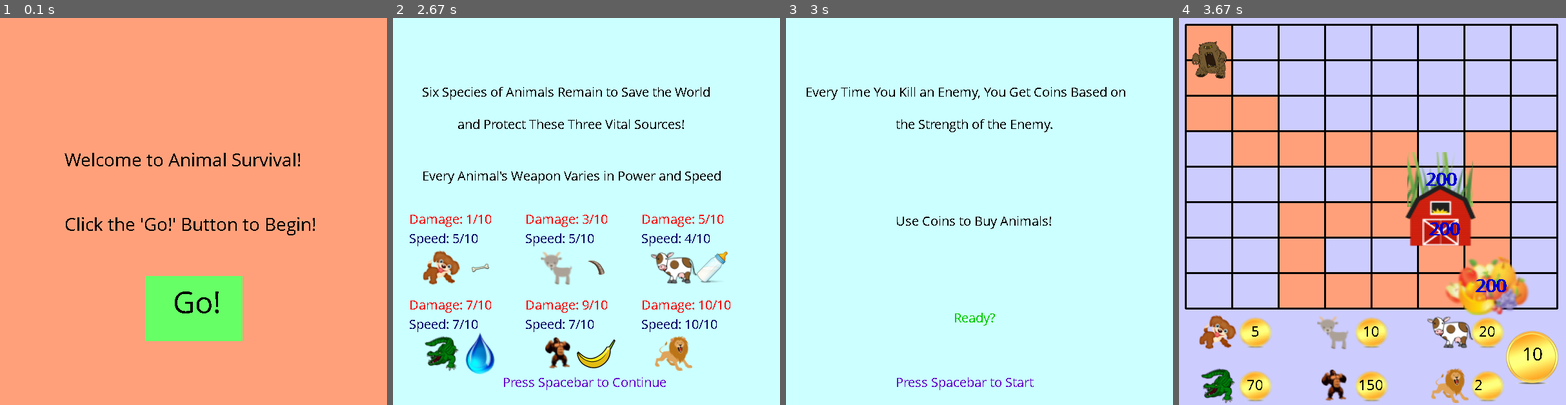
Above: before the commit, frames 1-4 (left to right).
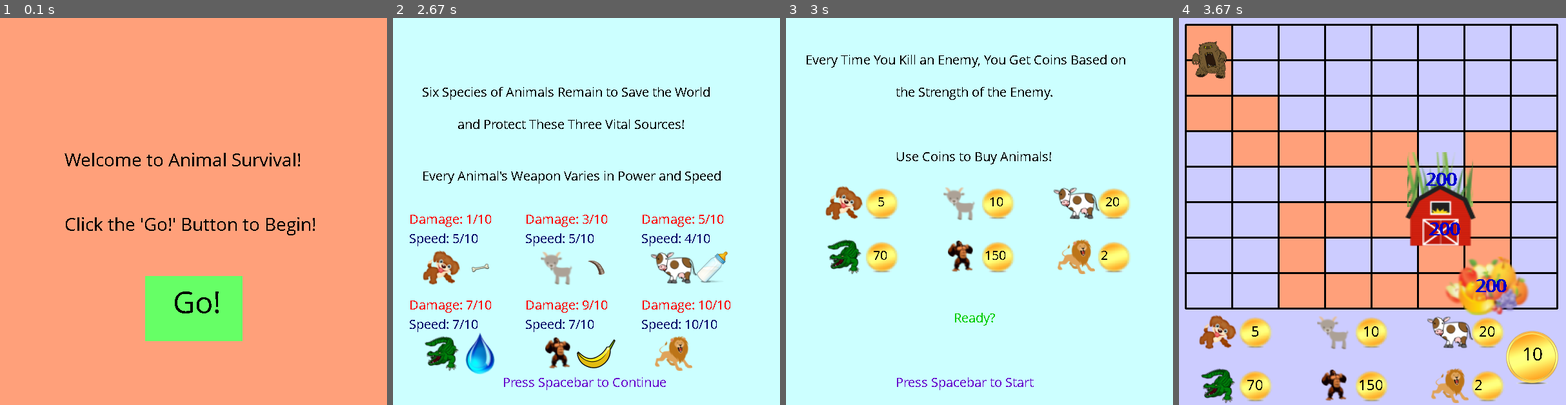
Above: after the commit, the same moments.

Repository: sdomala/Animal-Survival
Game: pygame game, started from CreateGame.py
Two runs of this game, one before a commit and one after it. Both use one fixed random seed, a clock stepped at 60 frames per second and the inputs below.
Inputs (mouse positions are in pixels of both pictures, inside the frame that each line leads up to):
- Up to frame 1 (0.1 s): no input
- Up to frame 2 (2.67 s): press the mouse at (547, 385) at 0.37 s; move the mouse to (609, 238) at 0.47 s; release the mouse at (671, 91) at 0.6 s; press the mouse at (586, 308) at 0.7 s; move the mouse to (520, 192) at 0.8 s; release the mouse at (458, 76) at 0.93 s; tap Space at 1, 2.33 s
- Up to frame 3 (3 s): tap Space at 2.67 s
- Up to frame 4 (3.67 s): tap Space at 3.07, 3.37 s

Frames 1-2 are identical in both runs. In frame 3, 7.6% of the frame differs, in the area x 5-89%, y 9-67%; in frame 4, nothing differs.

Commit message:
Update CreateGame.py

Diff:
--- a/CreateGame.py
+++ b/CreateGame.py
@@ -1182,13 +1182,49 @@
 
 
 
-        screen.blit (intro, (30, 100))
-        screen.blit (intro2, (170, 150))
-        screen.blit (intro3, (170, 300))
+        screen.blit (intro, (30, 50))
+        screen.blit (intro2, (170, 100))
+        screen.blit (intro3, (170, 200))
         screen.blit (intro4, (260, 450))
 
 
-
+        self.displayAnimals = pygame.sprite.Group(Dog(6 * self.firstMargin+ 30, self.height - 0.75 * self.endMargin - 200))
+        self.displayAnimals.add (pygame.sprite.Group (SmallCoin (6 * self.firstMargin + 60 + 30, self.height - 0.75 * self.endMargin- 200)))
+
+        self.displayAnimals.add (pygame.sprite.Group (Goat (24 * self.firstMargin+ 30, self.height - 0.75 * self.endMargin- 200)))
+        self.displayAnimals.add (pygame.sprite.Group (SmallCoin (24 * self.firstMargin + 60+ 30, self.height - 0.75 * self.endMargin- 200)))
+
+        self.displayAnimals.add (pygame.sprite.Group (Cow (42 * self.firstMargin+ 30, self.height - 0.75 * self.endMargin- 200)))
+        self.displayAnimals.add (pygame.sprite.Group (SmallCoin (42 * self.firstMargin + 60+ 30, self.height - 0.75 * self.endMargin- 200)))
+
+        self.displayAnimals.add (pygame.sprite.Group (Alligator (6 * self.firstMargin+ 30, self.height - 0.2 * self.endMargin- 200)))
+        self.displayAnimals.add (pygame.sprite.Group (SmallCoin (6 * self.firstMargin + 60+ 30, self.height - 0.2 * self.endMargin- 200)))
+
+        self.displayAnimals.add (pygame.sprite.Group (Gorilla (24 * self.firstMargin+ 30, self.height - 0.2 * self.endMargin- 200)))
+        self.displayAnimals.add (pygame.sprite.Group (SmallCoin (24 * self.firstMargin + 60+ 30, self.height - 0.2 * self.endMargin- 200)))
+
+        self.displayAnimals.add (pygame.sprite.Group (Lion (42 * self.firstMargin+ 30, self.height - 0.2 * self.endMargin- 200)))
+        self.displayAnimals.add (pygame.sprite.Group (SmallCoin (42 * self.firstMargin + 60+ 30, self.height - 0.2 * self.endMargin- 200)))
+
+        self.displayAnimals.draw (screen)
+
+        dog = myfont.render(str (self.dogPrice), False, (0, 0, 0))
+        screen.blit(dog,(6 * self.firstMargin + 60 - 8 + 30, self.height - 0.75 * self.endMargin - 17 - 200))
+
+        goat = myfont.render (str (self.goatPrice), False, (0,0,0))
+        screen.blit (goat, (24 * self.firstMargin + 60 -15+ 30, self.height - 0.75 * self.endMargin -17- 200))
+
+        cow = myfont.render (str (self.cowPrice), False, (0,0,0))
+        screen.blit (cow, (42 * self.firstMargin + 60 - 15+ 30, self.height - 0.75 * self.endMargin - 17- 200))
+
+        alligator = myfont.render (str (self.alligatorPrice), False, (0,0,0))
+        screen.blit (alligator, (6 * self.firstMargin + 60-15+ 30, self.height - 0.2 * self.endMargin-17- 200))
+
+        gorilla = myfont.render (str (self.gorillaPrice), False, (0,0,0))
+        screen.blit (gorilla, (24 * self.firstMargin + 60-22+ 30, self.height - 0.2 * self.endMargin-17- 200))
+
+        lion = myfont.render (str (self.lionPrice), False, (0,0,0))
+        screen.blit (lion, (42 * self.firstMargin + 60-22+ 30, self.height - 0.2 * self.endMargin-17- 200))
 
 
 # Function that displays next level
